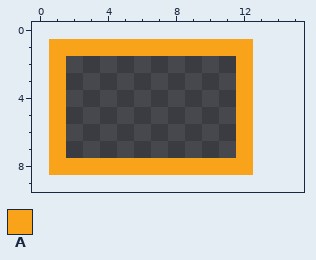
File history of a pixel-art file, thrower_alchemist/assets/images/health_bar/health_border.aseprite. Above is the file before it was changed.
12x8 pixels, 1 frame. The old version is drawn lined up with the new one, on the new canvas.
Palette (. is transparent): A #f9a31b
Pixels before, first column x 1:
1 AAAAAAAAAAAA
2 A..........A
3 A..........A
4 A..........A
5 A..........A
6 A..........A
7 A..........A
8 AAAAAAAAAAAA
And afterwards:
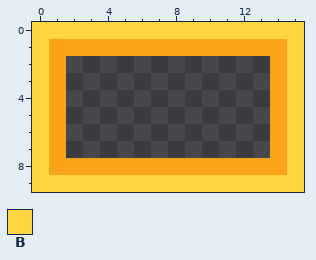
Colours new in this view: B #ffd541
From the commit log: feat: Testing with new health bars styles
The exact change:
canvas 12x8 -> 16x10, the old top-left corner now at 1,1
Changed rows in their new state; - is an unchanged pixel.
first column x 0:
 0 BBBBBBBBBBBBBBBB
 1 B------------AAB
 2 B-----------.-AB
 3 B-----------.-AB
 4 B-----------.-AB
 5 B-----------.-AB
 6 B-----------.-AB
 7 B-----------.-AB
 8 B------------AAB
 9 BBBBBBBBBBBBBBBB
Boxes around the changes in both pictures, in picture pixels (x1, y1, x2, y2):
changed: (32, 22, 304, 192)
